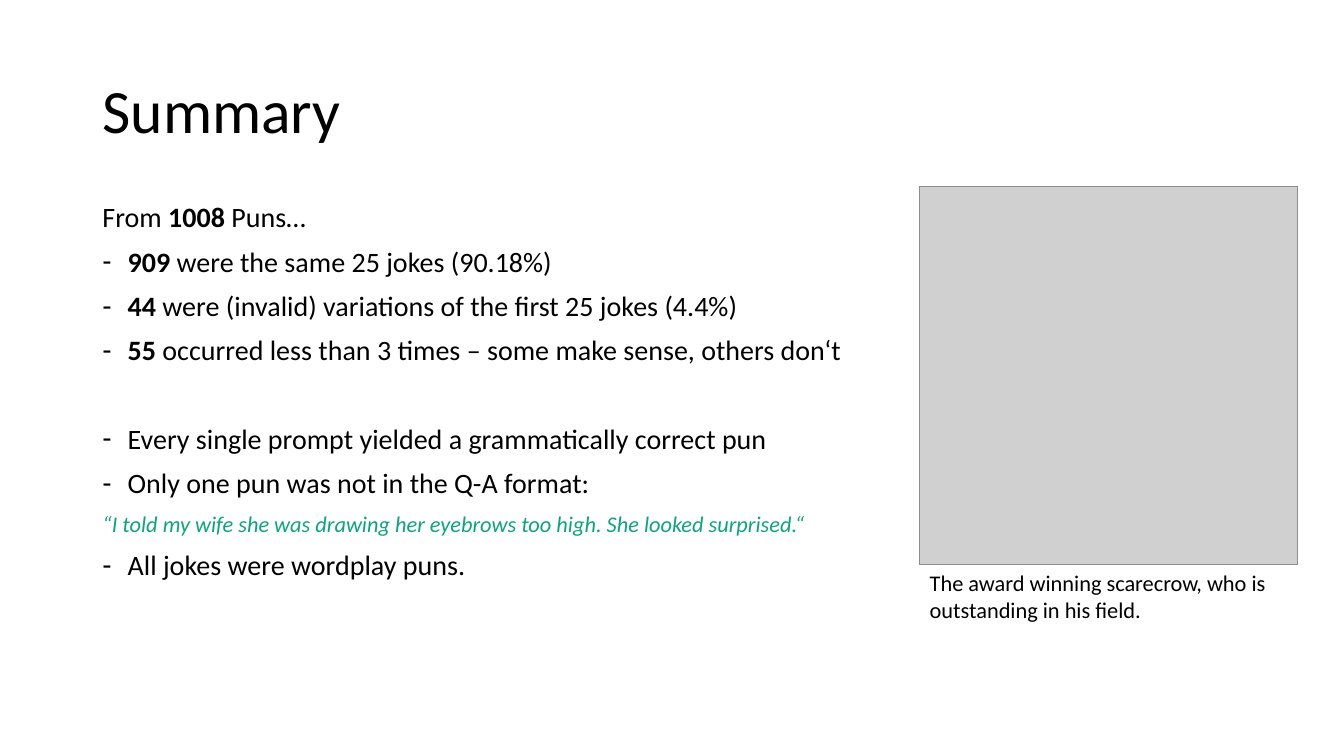
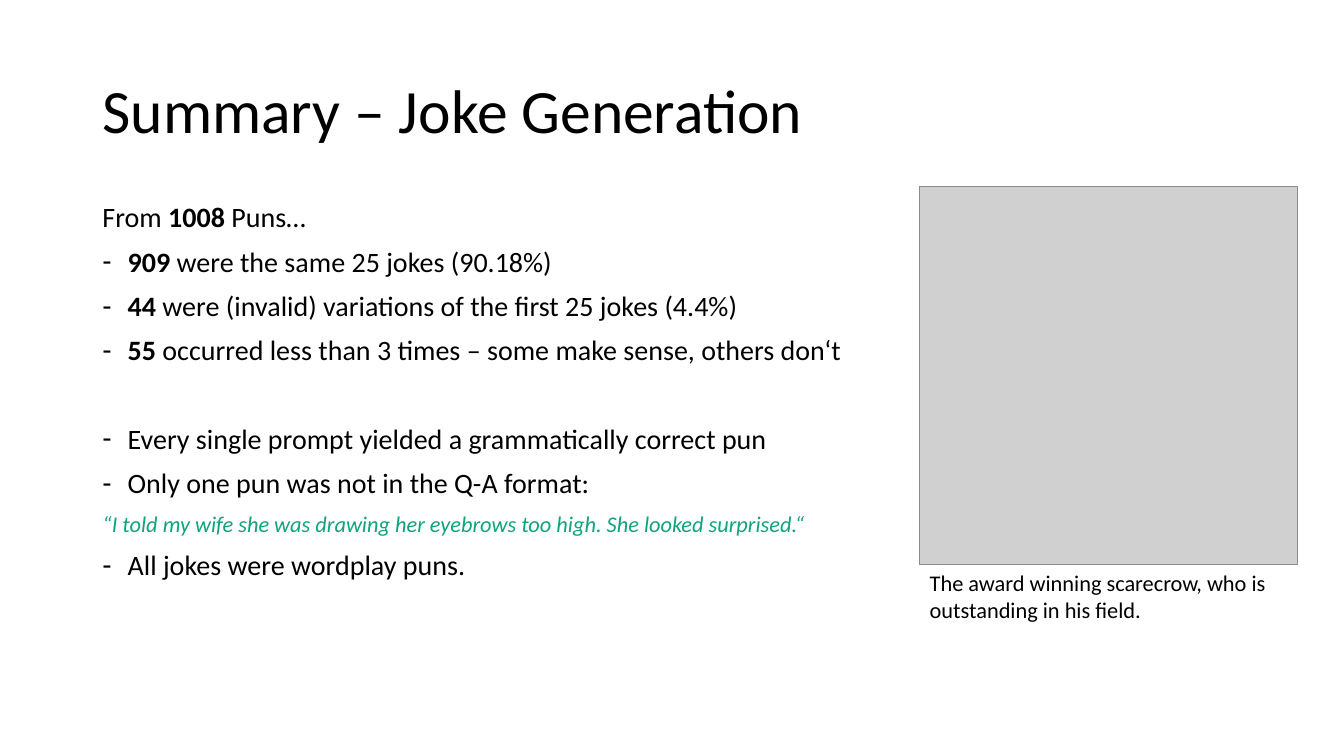
Before and after one commit to sciphie/JokeGPT, a slide deck: slide 16 of ChatGPT is fun –.pptm. Drawn at 1344x756 pixels with LibreOffice and Linux fonts; fonts in the diff are those of the drawing; grey boxes stand for pictures. Boxes give left, top, right and bottom in pixels: in the first picture for what was removed or moved away, otherwise in the second. Text is boxed around its words. In the diff, an @@ line names an element or a change of style, - is before the commit and + after.

```diff
--- a/ChatGPT is fun –.pptm
+++ b/ChatGPT is fun –.pptm
@@ title at <box>102,90,803,143</box>: text changed @@
-Summary
+Summary – Joke Generation
```
Also in this commit, not shown: 2 other slides changed, 5 slides added, 2 other files.
